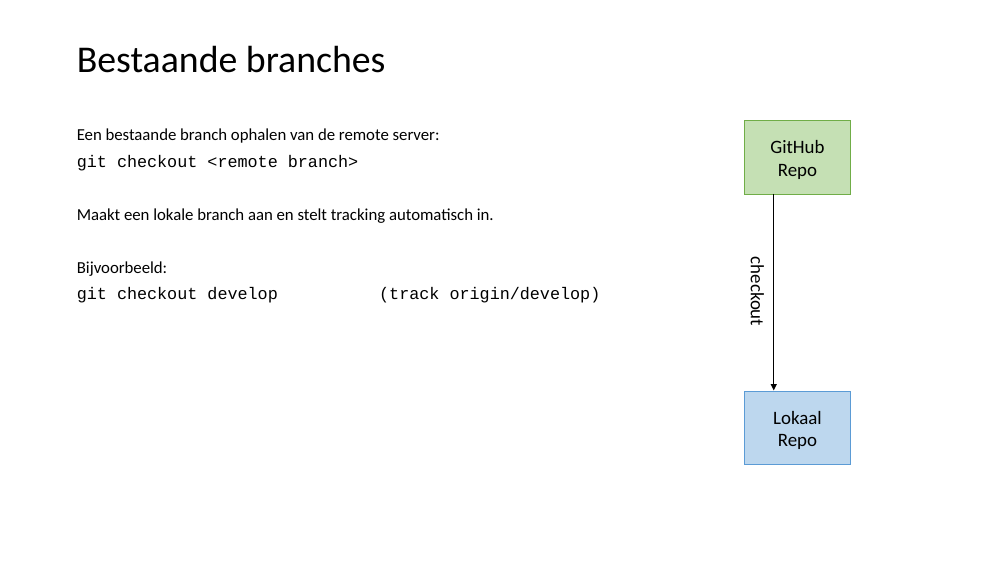
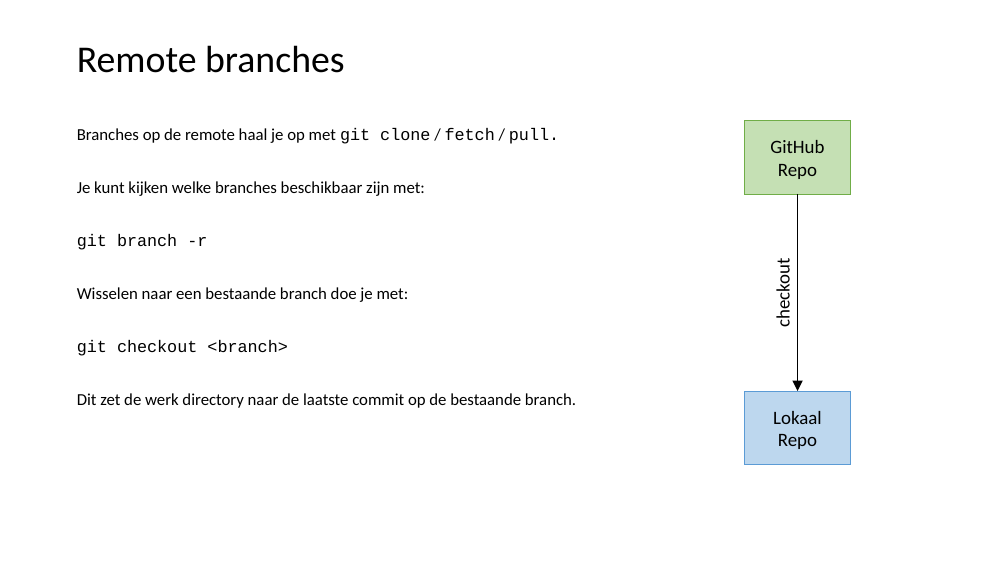
Before and after one commit to LFKoning/knowledge-sharing, a slide deck: slide 17 of git_course/2_collaboration/git_collaboration.pptx (slide 16 before the commit). Drawn at 1008x567 pixels with LibreOffice and Linux fonts; fonts in the diff are those of the drawing. Boxes give left, top, right and bottom in pixels: in the first picture for what was removed or moved away, otherwise in the second. Text is boxed around its words. In the diff, an @@ line names an element or a change of style, - is before the commit and + after.

```diff
--- a/git_course/2_collaboration/git_collaboration.pptx
+++ b/git_course/2_collaboration/git_collaboration.pptx
@@ title at (77, 45, 345, 73): text changed @@
-Bestaande branches
+Remote branches
@@ text at (77, 128, 576, 408): text changed @@
-Een bestaande branch ophalen van de remote server:
-git checkout <remote branch>
-Maakt een lokale branch aan en stelt tracking automatisch in.
-Bijvoorbeeld:
-git checkout develop (track origin/develop)
+Branches op de remote haal je op met git clone / fetch / pull.
+Je kunt kijken welke branches beschikbaar zijn met:
+git branch -r
+Wisselen naar een bestaande branch doe je met:
+git checkout <branch>
+Dit zet de werk directory naar de laatste commit op de bestaande branch.
@@ arrow moved from (774, 194) - (774, 390) to (798, 194) - (798, 391) @@
@@ text "checkout": place and size @@
-text "checkout" at (746, 263, 769, 324)
+text "checkout" at (772, 265, 795, 325)
@@ text "checkout" at (772, 265, 795, 325): rotation 90 to 270 degrees @@
```
Also in this commit, not shown: 16 other slides changed, 1 slide removed, 1 other file.
